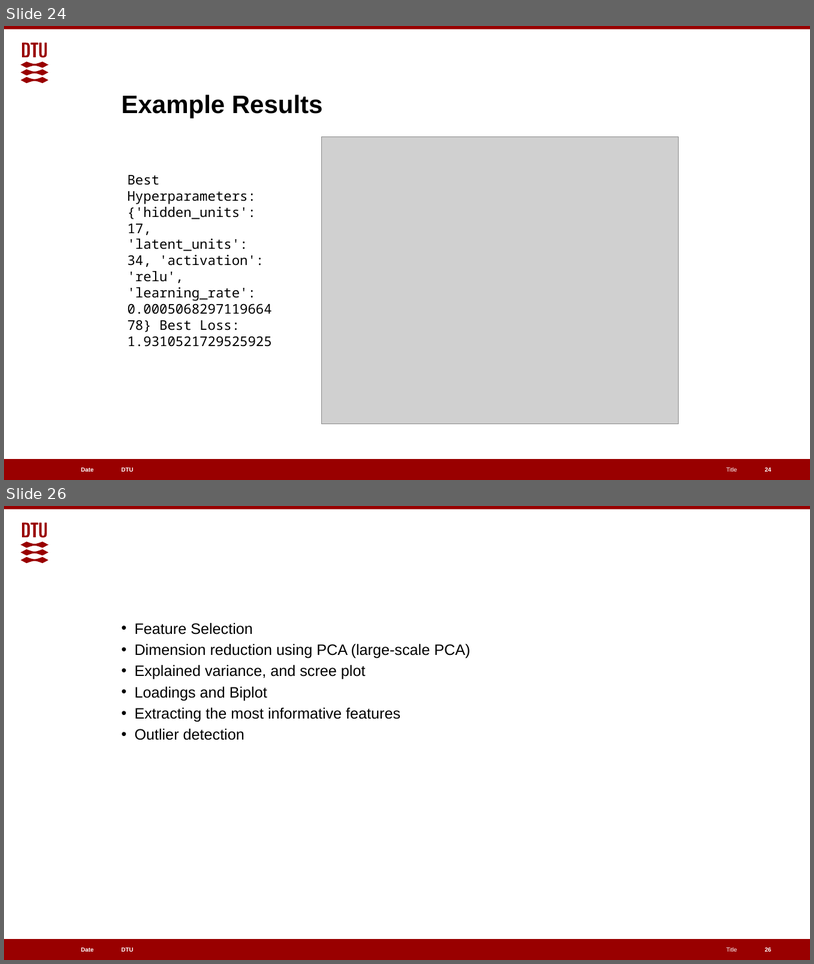
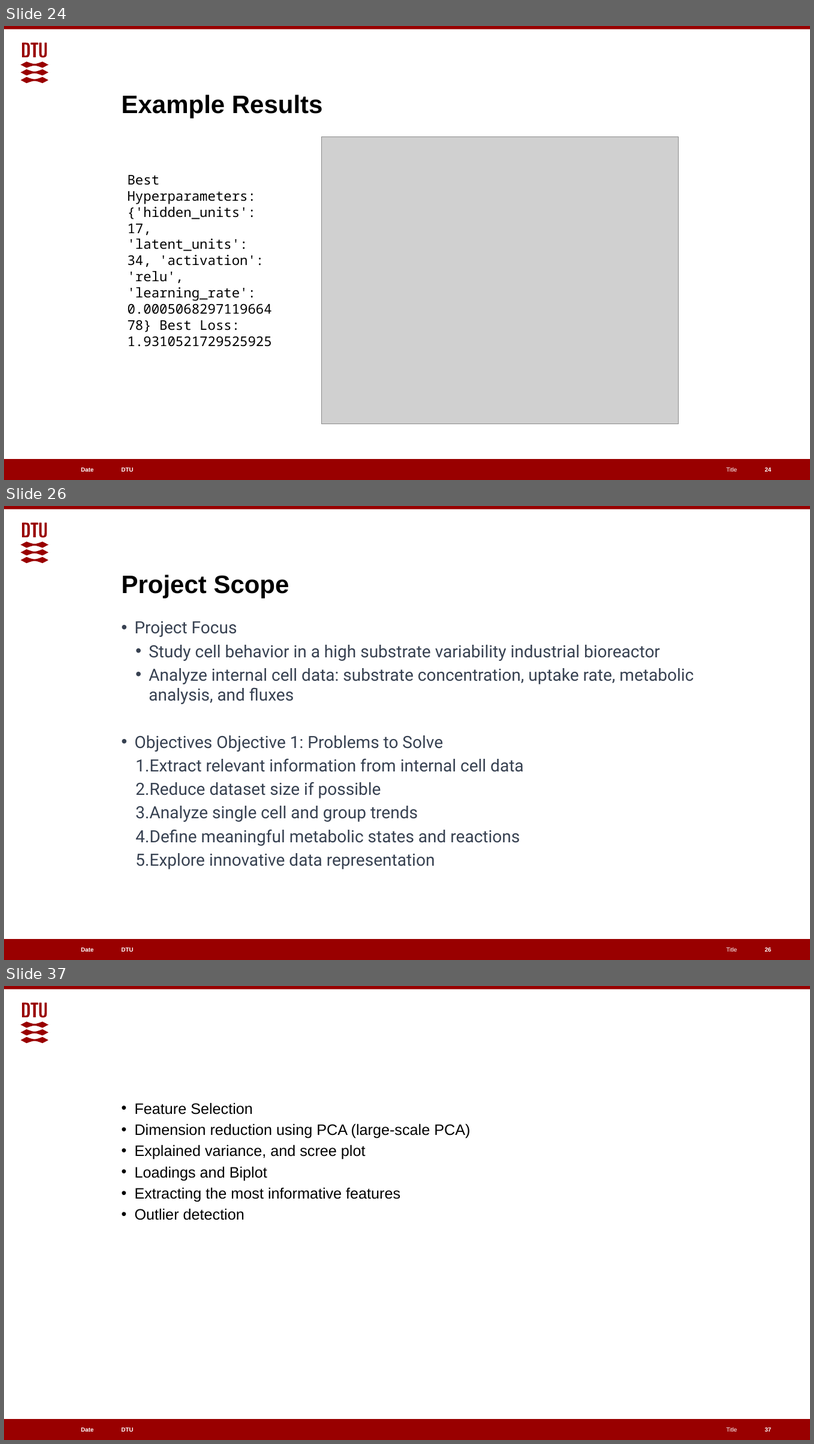
Before and after one commit to EGpineapples/Cell-Lifelines-Autoencoder, a slide deck: Classifying Metabolic Fluxes.pptx. Shown one above the other, each under a label of ours: slides 24 and 26 before the commit, slides 24, 26 and 37 after it; the slides between them are not shown. The pictures are 814x964 and 814x1444 pixels, drawn with LibreOffice and Linux fonts; fonts in the diff are those of the drawing; grey boxes stand for pictures. Boxes give left, top, right and bottom in pixels: in the first picture for what was removed or moved away, otherwise in the second. Text is boxed around its words. In the diff, an @@ line names an element or a change of style, - is before the commit and + after.

```diff
--- a/Classifying Metabolic Fluxes.pptx
+++ b/Classifying Metabolic Fluxes.pptx
@@ slide 26 added at bbox=[4, 506, 810, 960], background #FFFFFF; not listed: 6 template elements that a slide beside it also shows @@
@@ title added at bbox=[122, 574, 290, 598], 30 pt, text #000000, bold @@
+Project Scope
@@ text added at bbox=[135, 621, 694, 869], 20 pt, text #374151 @@
+• Project Focus
+  • Study cell behavior in a high substrate variability industrial bioreactor
+  • Analyze internal cell data: substrate concentration, uptake rate, metabolic analysis, and fluxes
+• Objectives Objective 1: Problems to Solve
+  1. Extract relevant information from internal cell data
+  2. Reduce dataset size if possible
+  3. Analyze single cell and group trends
+  4. Define meaningful metabolic states and reactions
+  5. Explore innovative data representation
@@ page number added at bbox=[765, 947, 772, 951], 7 pt, text #FFFFFF, bold @@
+26
@@ what was slide 26 is now slide 37 @@
@@ page number at bbox=[765, 1427, 772, 1431]: text changed @@
-26
+37
```
Also in this commit, not shown: 10 other slides added.
